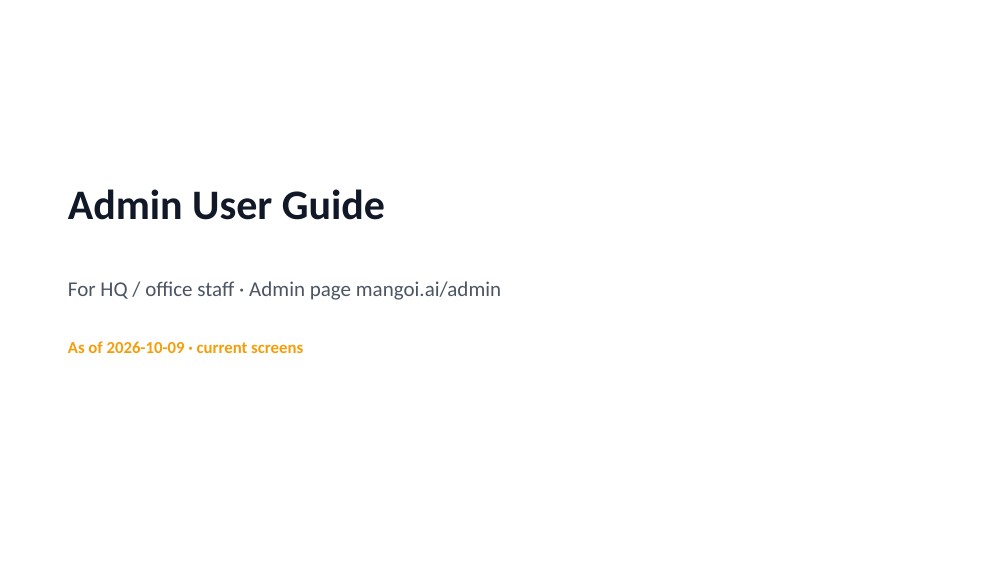
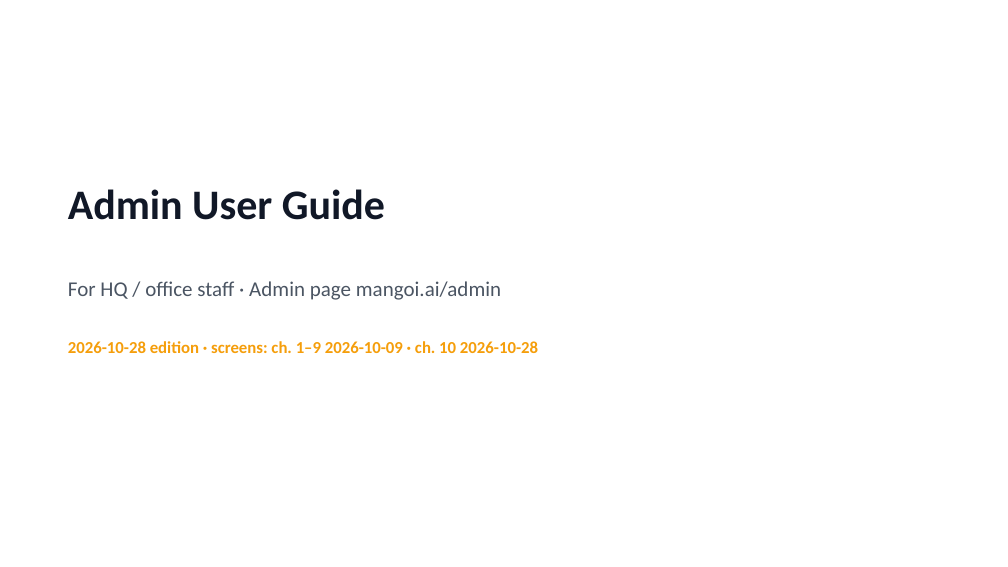
Before and after one commit to navy111p-sudo/mangoiweb, a slide deck: slide 1 of cloudflare-deploy/public/library/admin/admin-en.pptx. Drawn at 1008x567 pixels with LibreOffice and Linux fonts; fonts in the diff are those of the drawing. Boxes give left, top, right and bottom in pixels: in the first picture for what was removed or moved away, otherwise in the second. Text is boxed around its words. In the diff, an @@ line names an element or a change of style, - is before the commit and + after.

```diff
--- a/cloudflare-deploy/public/library/admin/admin-en.pptx
+++ b/cloudflare-deploy/public/library/admin/admin-en.pptx
@@ text at bbox=[68, 341, 538, 353]: text changed @@
-As of 2026-10-09 · current screens
+2026-10-28 edition · screens: ch. 1–9 2026-10-09 · ch. 10 2026-10-28
```
Also in this commit, not shown: 2 other slides changed, 7 slides added, 21 other files.
